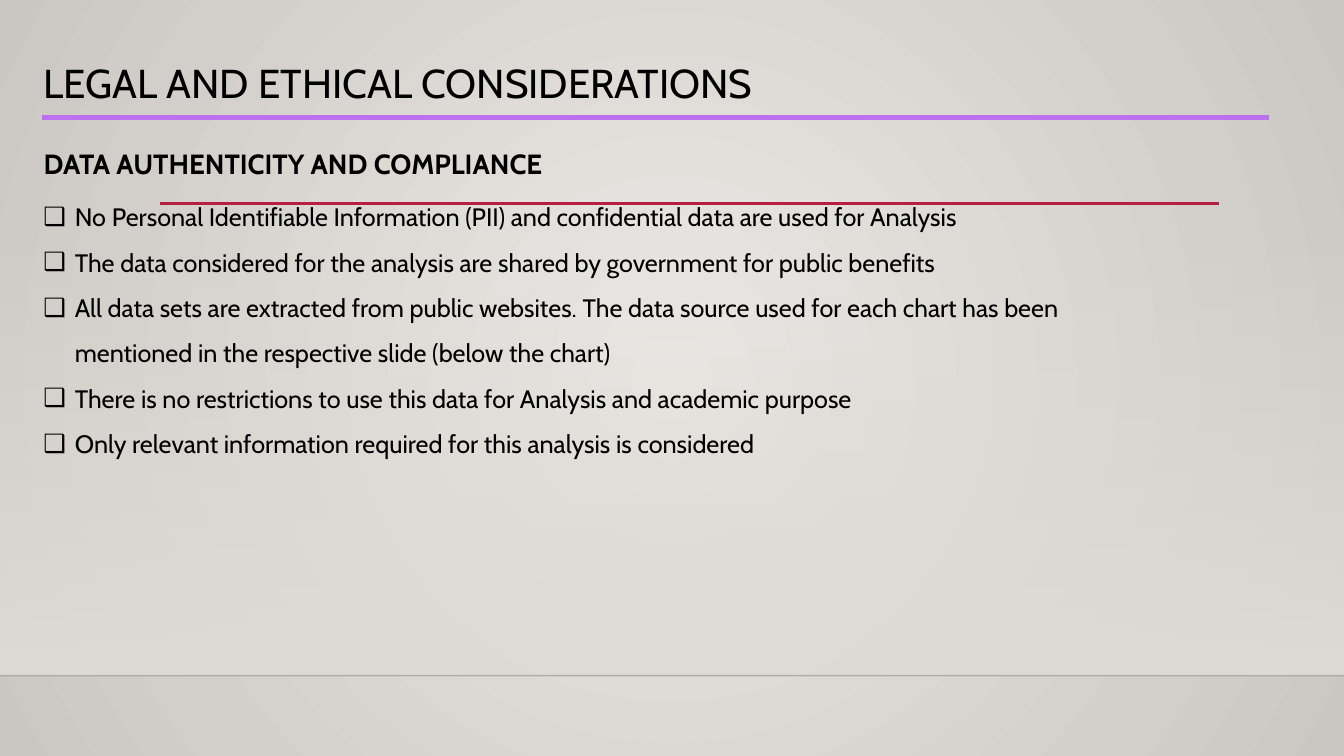
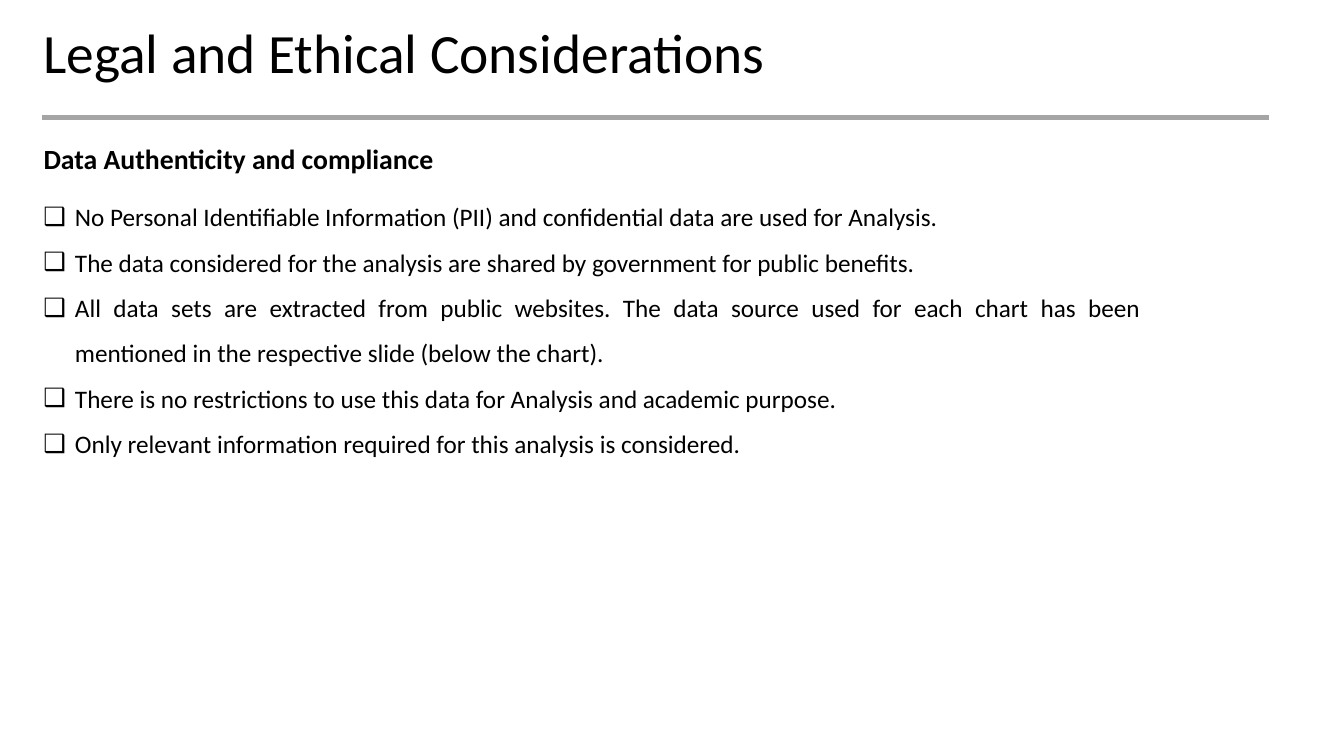
Before and after one commit to vjjampani/vjjampani, a slide deck: slide 11 of DSC-640/TermProject/Task-2/DSC640_Venkat Jagadeesh Jampani_Task2.pptx. Drawn at 1344x756 pixels with LibreOffice and Linux fonts; fonts in the diff are those of the drawing; background and template pictures are left out. Boxes give left, top, right and bottom in pixels: in the first picture for what was removed or moved away, otherwise in the second. Text is boxed around its words. In the diff, an @@ line names an element or a change of style, - is before the commit and + after.

```diff
--- a/DSC-640/TermProject/Task-2/DSC640_Venkat Jagadeesh Jampani_Task2.pptx
+++ b/DSC-640/TermProject/Task-2/DSC640_Venkat Jagadeesh Jampani_Task2.pptx
@@ background gradient #ECEAE7 to #CAC7C1 to #FFFFFF @@
@@ title "Legal and Ethical Considerations Data ..." at <box>44,34,764,174</box>: vertical alignment top to middle @@
@@ title at <box>44,34,764,174</box>: text changed; size 28.8 to 39.6 pt; font Cabin to Calibri @@
-LEGAL AND ETHICAL CONSIDERATIONS
-DATA AUTHENTICITY AND COMPLIANCE
+Legal and Ethical Considerations
+Data Authenticity and compliance
@@ line (41, 118) - (1268, 118): stroke #BC72F0 3 pt to #A5A5A5 3 pt @@
@@ text at <box>75,207,1139,457</box>: text changed; font Cabin to Calibri @@
-❑ No Personal Identifiable Information (PII) and confidential data are used for Analysis
-❑ The data considered for the analysis are shared by government for public benefits
-❑ All data sets are extracted from public websites. The data source used for each chart has been mentioned in the respective slide (below the chart)
-❑ There is no restrictions to use this data for Analysis and academic purpose
-❑ Only relevant information required for this analysis is considered
+❑ No Personal Identifiable Information (PII) and confidential data are used for Analysis.
+❑ The data considered for the analysis are shared by government for public benefits.
+❑ All data sets are extracted from public websites. The data source used for each chart has been mentioned in the respective slide (below the chart).
+❑ There is no restrictions to use this data for Analysis and academic purpose.
+❑ Only relevant information required for this analysis is considered.
@@ line removed from (160, 204) to (1219, 204) @@
@@ rectangle removed at <box>0,223,1344,676</box> @@
@@ line removed from (0, 676) to (1344, 676) @@
```
Also in this commit, not shown: 11 other slides changed.
